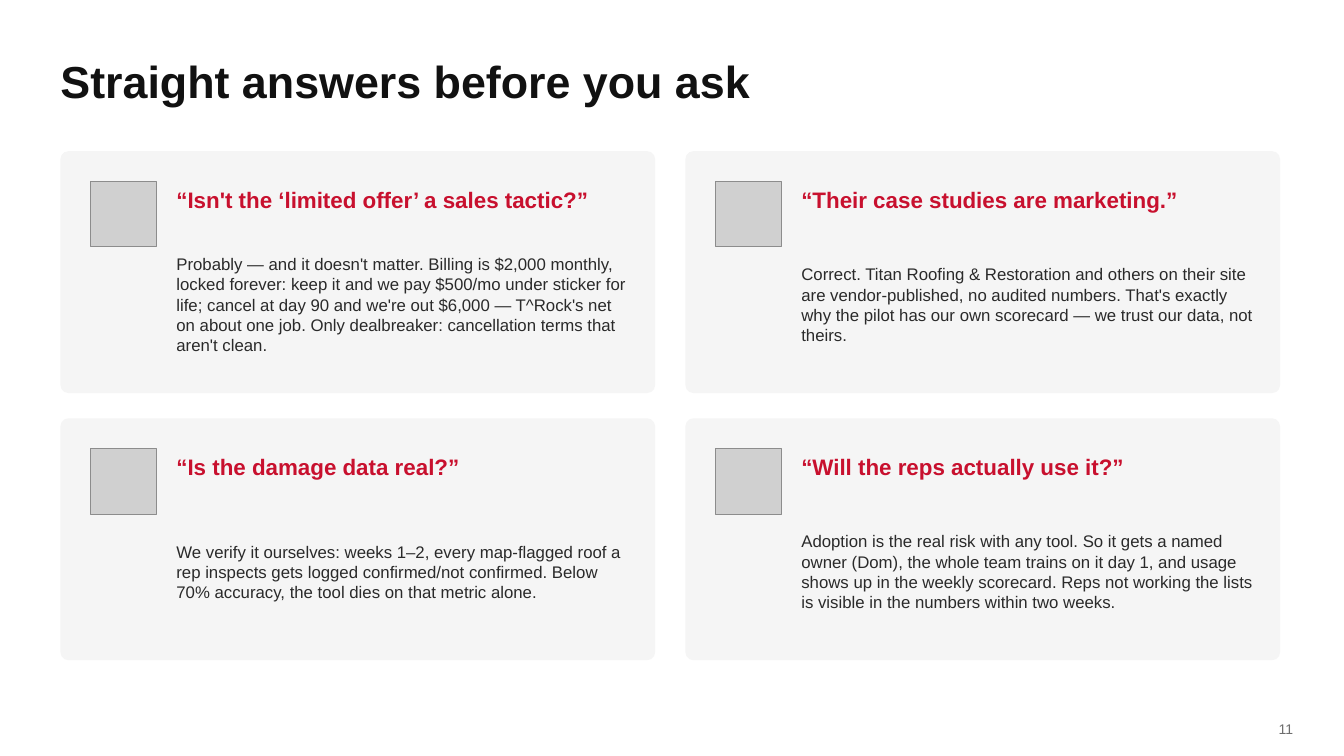
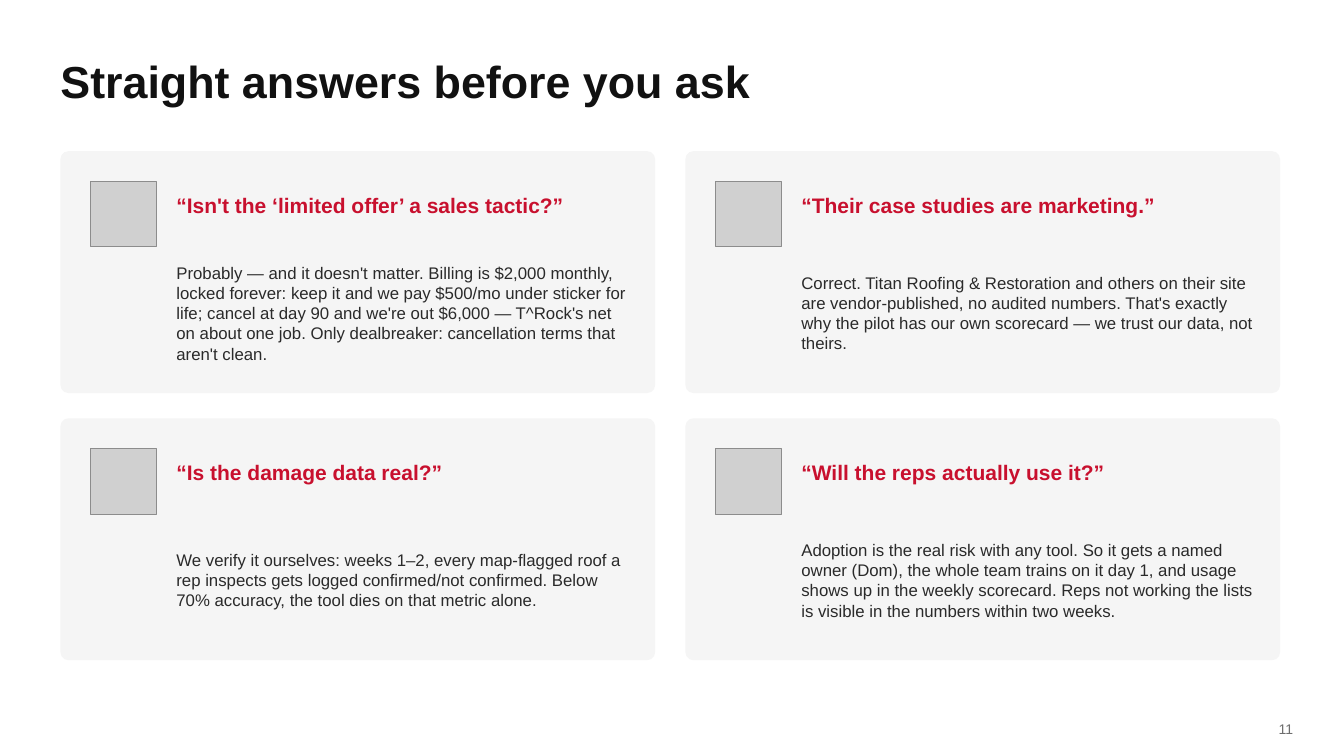
Before and after one commit to DommyD26/roofing-site-template, a slide deck: slide 11 of pitch/Storm-Scout-Pitch.pptx. Drawn at 1344x756 pixels with LibreOffice and Linux fonts; fonts in the diff are those of the drawing; grey boxes stand for pictures. Boxes give left, top, right and bottom in pixels: in the first picture for what was removed or moved away, otherwise in the second. Text is boxed around its words. In the diff, an @@ line names an element or a change of style, - is before the commit and + after.

```diff
--- a/pitch/Storm-Scout-Pitch.pptx
+++ b/pitch/Storm-Scout-Pitch.pptx
@@ text "Probably — and it doesn't ...": place and size @@
-text "Probably — and it doesn't ..." at [176,257,626,351]
+text "Probably — and it doesn't ..." at [176,266,626,360]
@@ text "Correct. Titan Roofing & Restoration ...": place and size @@
-text "Correct. Titan Roofing & Restoration ..." at [801,268,1252,341]
+text "Correct. Titan Roofing & Restoration ..." at [801,277,1252,349]
@@ size 16 to 15 pt in 4 elements at [176,197,563,214], [801,197,1155,217], [176,464,442,484], [801,464,1104,484] @@
@@ text "We verify it ourselves: weeks ...": place and size @@
-text "We verify it ourselves: weeks ..." at [176,546,620,602]
+text "We verify it ourselves: weeks ..." at [176,554,620,610]
@@ text "Adoption is the real risk ...": place and size @@
-text "Adoption is the real risk ..." at [801,535,1252,608]
+text "Adoption is the real risk ..." at [801,544,1252,617]
```
Also in this commit, not shown: 10 other slides changed, 3 other files.
